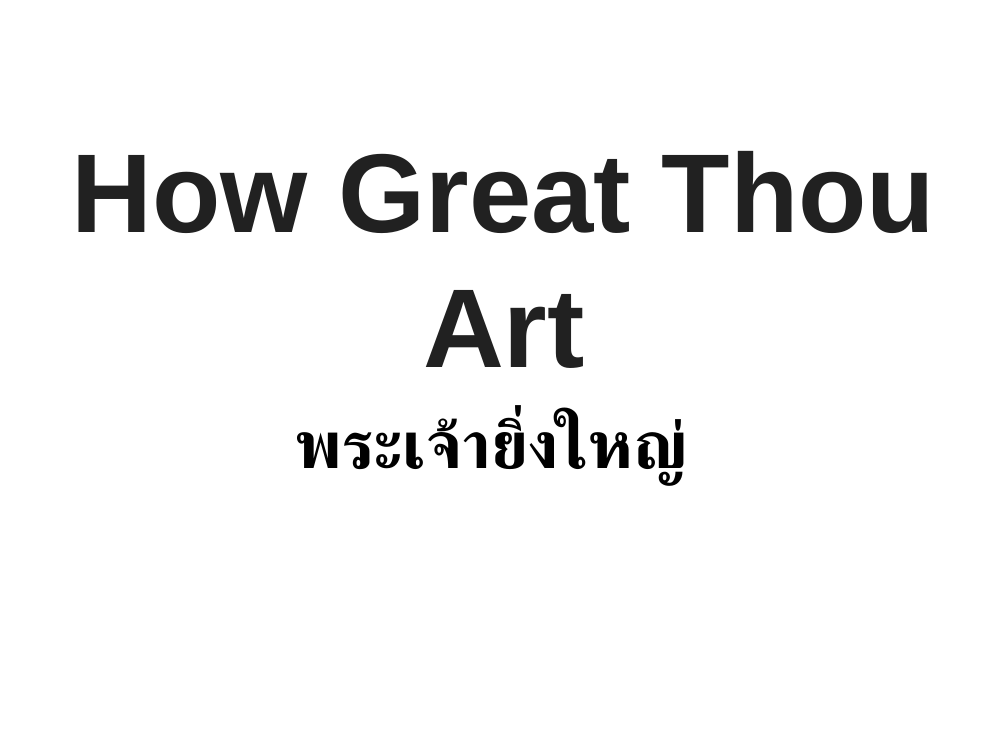
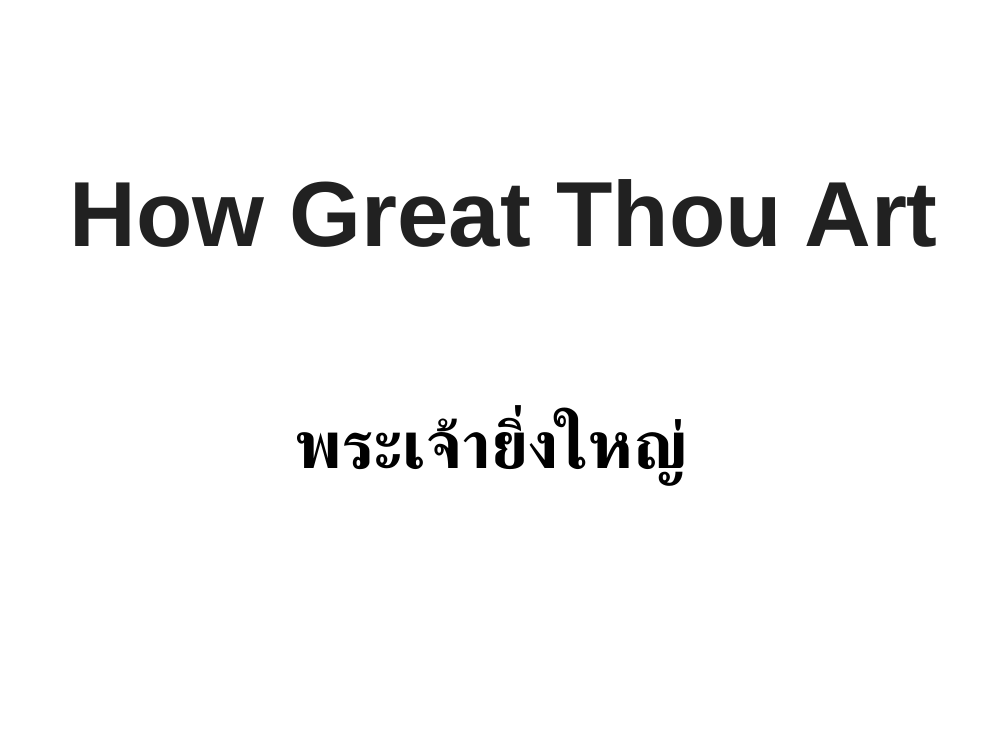
Before and after one commit to mightmay/songpptcreator, a slide deck: slide 1 of pre-made-ppt/howgreatthouart.pptx. Drawn at 1008x756 pixels with LibreOffice and Linux fonts; fonts in the diff are those of the drawing; background and template pictures are left out. Boxes give left, top, right and bottom in pixels: in the first picture for what was removed or moved away, otherwise in the second. Text is boxed around its words. In the diff, an @@ line names an element or a change of style, - is before the commit and + after.

```diff
--- a/pre-made-ppt/howgreatthouart.pptx
+++ b/pre-made-ppt/howgreatthouart.pptx
@@ title "How Great Thou Art" at (x1=69, y1=179, x2=937, y2=247): size 80 to 66 pt @@
```
Also in this commit, not shown: 5 other files.
